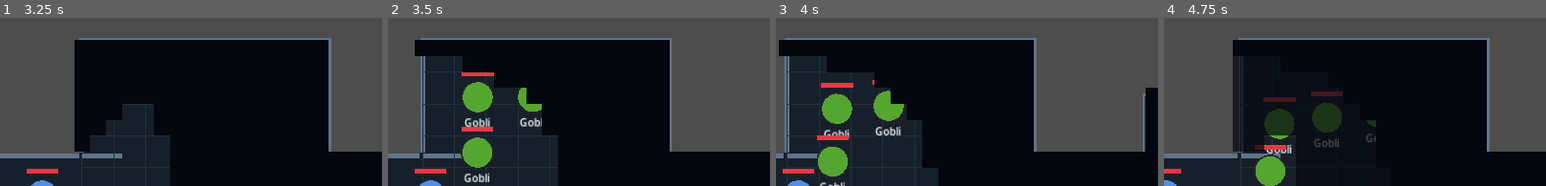
Above: before the commit, frames 1-4 (left to right).
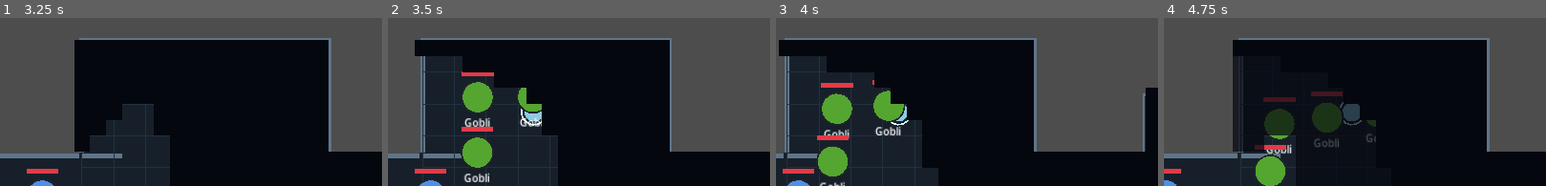
Above: after the commit, the same moments.

Repository: tedthehunter/GoblinKiller
Game: Godot game, scene res://Main.tscn
The game is run twice, just before and just after one commit, with the same random seed, the same clock (stepped at 60 frames per second) and the same inputs.
Inputs (mouse positions are % of the whole screen's width and height, from its top left):
- Up to frame 1 (3.25 s): click "Warrior" at 0.5 s; tap Enter at 1.25 s; move the mouse to (72, 55) at 1.27 s; hold D 1.28-2 s; hold R 1.28-2 s; click (72, 55) at 1.42 s; tap Space at 1.52 s; drag from (30, 68) to (45, 87) at 2.02 s; move the mouse to (60, 33) at 2.77 s; hold D from 2.78 s (still down); hold R from 2.78 s (still down)
- Up to frame 2 (3.5 s): keep holding D; keep holding R
- Up to frame 3 (4 s): release D at 3.5 s; release R at 3.5 s; drag from (45, 87) to (20, 42) at 3.52 s
- Up to frame 4 (4.75 s): move the mouse to (80, 81) at 4.27 s; hold A from 4.28 s (still down); hold R from 4.28 s (still down); tap Space at 4.52 s
The pictures show only the part of the screen within x 47-97%, y 9-59%; the shares and areas given below are measured in that part.

Frame 1 is identical in both runs. In frame 2, 0.3% of the frame differs, in the area x 34-41%, y 53-65%; in frame 3, 0.1%; in frame 4, 0.5%, in the area x 46-52%, y 50-65%.

Commit message:
Add non-combat encounter events

Diff:
--- /dev/null
+++ b/data/encounters/ancient_shrine.tres
@@ -0,0 +1,7 @@
+[gd_resource type="Resource" script_class="EncounterDefinition" load_steps=2 format=3]
+[ext_resource type="Script" path="res://resources/encounter_definition.gd" id="1"]
+[resource]
+script = ExtResource("1")
+title = "Ancient Shrine"
+description = "A cold blue flame burns in a forgotten shrine."
+options = [{"label":"Pray for vigor", "effect":"heal", "amount":35.0}, {"label":"Leave it alone", "effect":"none", "amount":0.0}]
--- /dev/null
+++ b/data/encounters/arcane_echo.tres
@@ -0,0 +1,7 @@
+[gd_resource type="Resource" script_class="EncounterDefinition" load_steps=2 format=3]
+[ext_resource type="Script" path="res://resources/encounter_definition.gd" id="1"]
+[resource]
+script = ExtResource("1")
+title = "Arcane Echo"
+description = "A quiet pulse of magic follows your footsteps."
+options = [{"label":"Draw in the energy", "effect":"mana", "amount":30.0}, {"label":"Ignore the echo", "effect":"none", "amount":0.0}]
--- /dev/null
+++ b/data/encounters/traveler_cache.tres
@@ -0,0 +1,7 @@
+[gd_resource type="Resource" script_class="EncounterDefinition" load_steps=2 format=3]
+[ext_resource type="Script" path="res://resources/encounter_definition.gd" id="1"]
+[resource]
+script = ExtResource("1")
+title = "Abandoned Cache"
+description = "A battered satchel lies beside the corridor wall."
+options = [{"label":"Search for supplies", "effect":"heal", "amount":20.0}, {"label":"Keep moving", "effect":"none", "amount":0.0}]
--- /dev/null
+++ b/resources/encounter_definition.gd
@@ -0,0 +1,6 @@
+class_name EncounterDefinition
+extends Resource
+
+@export var title := "Encounter"
+@export_multiline var description := ""
+@export var options: Array[Dictionary] = []
--- /dev/null
+++ b/scenes/ui/encounter_dialog.tscn
@@ -0,0 +1,4 @@
+[gd_scene load_steps=2 format=3]
+[ext_resource type="Script" path="res://scripts/ui/encounter_dialog.gd" id="1"]
+[node name="EncounterDialog" type="PanelContainer"]
+script = ExtResource("1")
--- a/scripts/game/game.gd
+++ b/scripts/game/game.gd
@@ -23,11 +23,17 @@
 var combat_visuals: CombatVisuals
 var fog_of_war: FogOfWar
 var discoveries: Dictionary = {}
+var encounter_active := false
+var triggered_encounters: Dictionary = {}
+var travel_progress := 0.0
+var previous_player_position := Vector2.ZERO
+var encounter_rng := RandomNumberGenerator.new()
 
 func _ready() -> void:
 	hud = HUD_SCENE.instantiate()
 	add_child(hud)
 	hud.class_selected.connect(start_run)
+	hud.encounter_dialog.option_chosen.connect(resolve_encounter)
 	combat_visuals = COMBAT_VISUALS_SCENE.instantiate()
 	add_child(combat_visuals)
 	fog_of_war = FOG_OF_WAR_SCENE.instantiate()
@@ -51,6 +57,7 @@
 	combat_visuals.projectiles = projectiles
 	combat_visuals.refresh(attack)
 	load_floor(1)
+	previous_player_position = player.position
 	hud.set_status("WASD moves. Click or Space attacks. Reach the stairs.")
 
 func make_attack(selected_class: String) -> AttackDefinition:
@@ -76,6 +83,7 @@
 	add_child(level)
 	move_child(level, 0)
 	player.position = Vector2(180, 295)
+	previous_player_position = player.position
 	hud.set_floor(number)
 	if not discoveries.has(number): discoveries[number] = MapDiscovery.new()
 	fog_of_war.configure(level, discoveries[number])
@@ -115,6 +123,38 @@
 
 func on_player_died(_value: Character) -> void:
 	hud.set_status("Defeated. Press R to choose another class.")
+
+func trigger_encounter(resource_path: String) -> void:
+	if encounter_active: return
+	var encounter: EncounterDefinition = load(resource_path)
+	encounter_active = true
+	hud.present_encounter(encounter)
+
+func resolve_encounter(option: Dictionary) -> void:
+	encounter_active = false
+	var amount: float = option.get("amount", 0.0)
+	if option.effect == "heal":
+		player.health = minf(player.stats.max_health, player.health + amount)
+		hud.set_status("You recover %d health." % amount)
+	elif option.effect == "mana":
+		player.mana = minf(player.stats.max_mana, player.mana + amount)
+		hud.set_status("You recover %d mana." % amount)
+	else:
+		hud.set_status("You continue deeper into the dungeon.")
+
+func update_noncombat_encounters() -> void:
+	if encounter_active: return
+	for encounter in level.location_encounters:
+		var key := "%d_%s" % [level.floor_number, encounter.id]
+		if not triggered_encounters.has(key) and player.position.distance_to(encounter.position) < 36.0:
+			triggered_encounters[key] = true
+			trigger_encounter(encounter.resource)
+			return
+	travel_progress += player.position.distance_to(previous_player_position)
+	previous_player_position = player.position
+	if travel_progress >= 480.0:
+		travel_progress = 0.0
+		if encounter_rng.randf() <= 0.55: trigger_encounter("res://data/encounters/traveler_cache.tres")
 
 func _unhandled_input(event: InputEvent) -> void:
 	if event is InputEventKey and event.pressed and not event.echo and event.keycode == KEY_ESCAPE:
@@ -157,7 +197,7 @@
 	elif target != null: target.take_damage(player.stats.damage)
 
 func _process(delta: float) -> void:
-	if player == null or game_paused or completed: return
+	if player == null or game_paused or completed or encounter_active: return
 	if player.health <= 0.0: return
 	player.restore_mana(delta)
 	var movement := Vector2(
@@ -165,6 +205,8 @@
 		float(Input.is_key_pressed(KEY_S) or Input.is_key_pressed(KEY_DOWN)) - float(Input.is_key_pressed(KEY_W) or Input.is_key_pressed(KEY_UP))
 	)
 	player.move_in_level(movement, delta, level)
+	update_noncombat_encounters()
+	if encounter_active: return
 	level.update_player_location()
 	fog_of_war.update_visibility(player.position)
 	if Input.is_mouse_button_pressed(MOUSE_BUTTON_LEFT): try_attack(get_global_mouse_position())
--- /dev/null
+++ b/scripts/ui/encounter_dialog.gd
@@ -0,0 +1,43 @@
+class_name EncounterDialog
+extends PanelContainer
+
+signal option_chosen(option: Dictionary)
+
+var title_label: Label
+var description_label: Label
+var options_box: VBoxContainer
+
+func _ready() -> void:
+	position = Vector2(270, 155)
+	size = Vector2(420, 230)
+	var box := VBoxContainer.new()
+	box.add_theme_constant_override("separation", 12)
+	title_label = Label.new()
+	title_label.horizontal_alignment = HORIZONTAL_ALIGNMENT_CENTER
+	title_label.add_theme_font_size_override("font_size", 24)
+	box.add_child(title_label)
+	description_label = Label.new()
+	description_label.autowrap_mode = TextServer.AUTOWRAP_WORD_SMART
+	description_label.horizontal_alignment = HORIZONTAL_ALIGNMENT_CENTER
+	description_label.custom_minimum_size = Vector2(380, 58)
+	box.add_child(description_label)
+	options_box = VBoxContainer.new()
+	box.add_child(options_box)
+	add_child(box)
+	hide()
+
+func present(encounter: EncounterDefinition) -> void:
+	title_label.text = encounter.title
+	description_label.text = encounter.description
+	for child in options_box.get_children(): child.queue_free()
+	for option in encounter.options:
+		var button := Button.new()
+		button.text = option.label
+		button.custom_minimum_size = Vector2(380, 34)
+		button.pressed.connect(choose.bind(option))
+		options_box.add_child(button)
+	show()
+
+func choose(option: Dictionary) -> void:
+	hide()
+	option_chosen.emit(option)
--- a/scripts/ui/hud.gd
+++ b/scripts/ui/hud.gd
@@ -10,6 +10,7 @@
 var pause_menu: PanelContainer
 var floor_label: Label
 var minimap: MiniMap
+var encounter_dialog: EncounterDialog
 
 func _ready() -> void:
 	status = make_label(Vector2(24, 50), 16)
@@ -46,6 +47,8 @@
 	add_child(pause_menu)
 	minimap = preload("res://scenes/ui/minimap.tscn").instantiate()
 	add_child(minimap)
+	encounter_dialog = preload("res://scenes/ui/encounter_dialog.tscn").instantiate()
+	add_child(encounter_dialog)
 	set_status("Select a class to begin your descent.")
 
 func select_class(stats: CharacterStats) -> void:
@@ -86,3 +89,6 @@
 
 func configure_minimap(level: DungeonLevel, discovery: MapDiscovery, player: Player) -> void:
 	minimap.configure(level, discovery, player)
+
+func present_encounter(encounter: EncounterDefinition) -> void:
+	encounter_dialog.present(encounter)
--- a/scripts/world/dungeon_level.gd
+++ b/scripts/world/dungeon_level.gd
@@ -126,6 +126,9 @@
 	var color := Color("f6bd60") if floor_number == 1 else Color("ffd166")
 	draw_rect(exit_rect, color, true)
 	draw_string(ThemeDB.fallback_font, exit_rect.position + Vector2(-35, -10), label, HORIZONTAL_ALIGNMENT_CENTER, exit_rect.size.x + 70, 14, color)
+	for encounter in location_encounters:
+		draw_circle(encounter.position, 12.0, Color("8ecae6"))
+		draw_arc(encounter.position, 16.0, 0.0, TAU, 16, Color("d9f0ff"), 2.0)
 
 func draw_shared_doorways() -> void:
 	# Corridors deliberately overlap rooms by more than an actor radius. Remove the two
